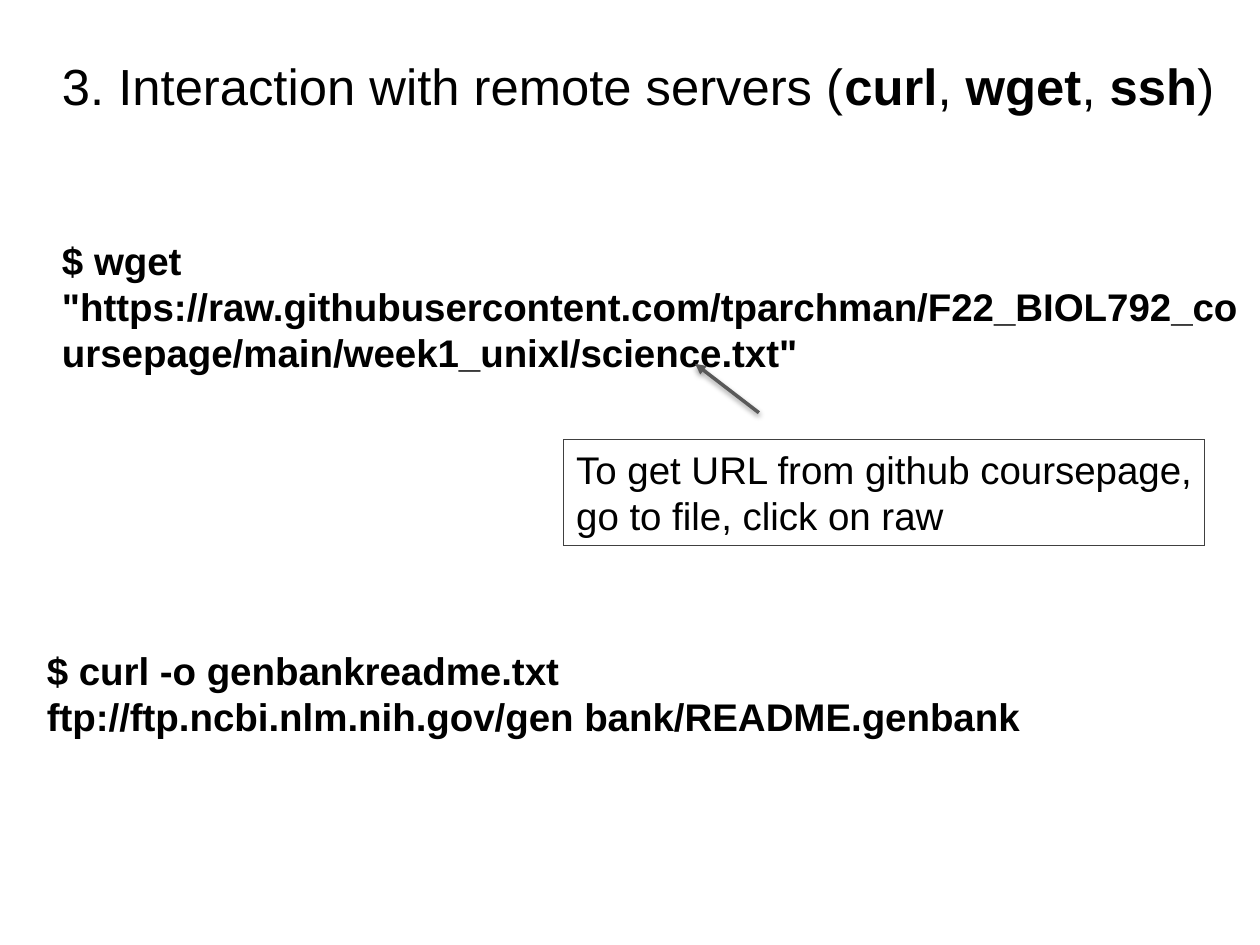
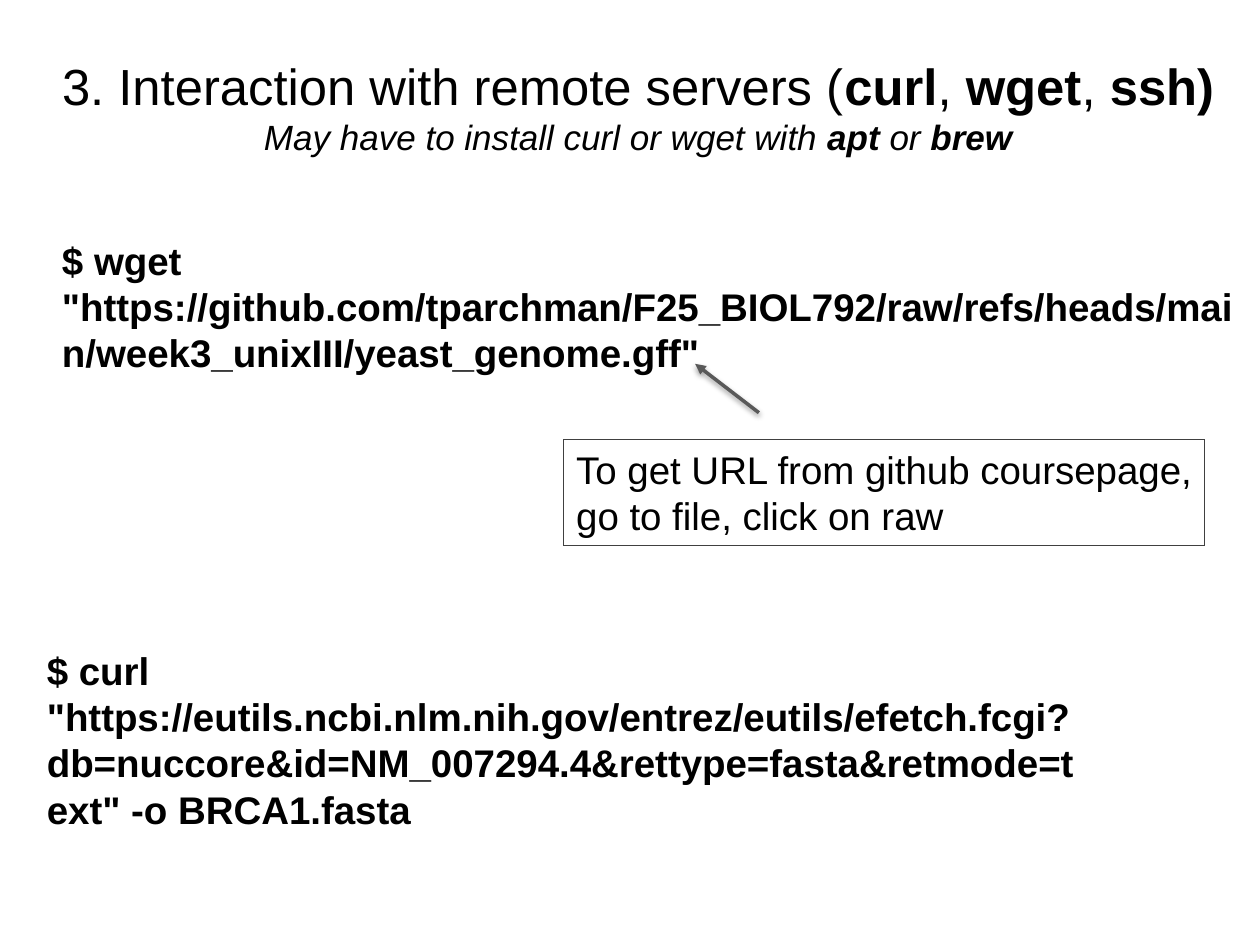
Before and after one commit to tparchman/F25_BIOL792, a slide deck: slide 8 of week3_unixIII/week3.pptx. Drawn at 1260x945 pixels with LibreOffice and Linux fonts; fonts in the diff are those of the drawing. Boxes give left, top, right and bottom in pixels: in the first picture for what was removed or moved away, otherwise in the second. Text is boxed around its words. In the diff, an @@ line names an element or a change of style, - is before the commit and + after.

```diff
--- a/week3_unixIII/week3.pptx
+++ b/week3_unixIII/week3.pptx
@@ text at [62,68,1214,115]: bold on in "ssh)" @@
@@ text at [264,124,1012,157]: paragraph added @@
+May have to install curl or wget with apt or brew
@@ text at [62,250,1232,375]: text changed @@
-$ wget "https://raw.githubusercontent.com/tparchman/F22_BIOL792_coursepage/main/week1_unixI/science.txt"
+$ wget "https://github.com/tparchman/F25_BIOL792/raw/refs/heads/main/week3_unixIII/yeast_genome.gff"
@@ text at [47,657,1074,825]: text changed @@
-$ curl -o genbankreadme.txt ftp://ftp.ncbi.nlm.nih.gov/gen bank/README.genbank
+$ curl "https://eutils.ncbi.nlm.nih.gov/entrez/eutils/efetch.fcgi?db=nuccore&id=NM_007294.4&rettype=fasta&retmode=text" -o BRCA1.fasta
```
Also in this commit, not shown: 1 other slide changed, 1 other file.
